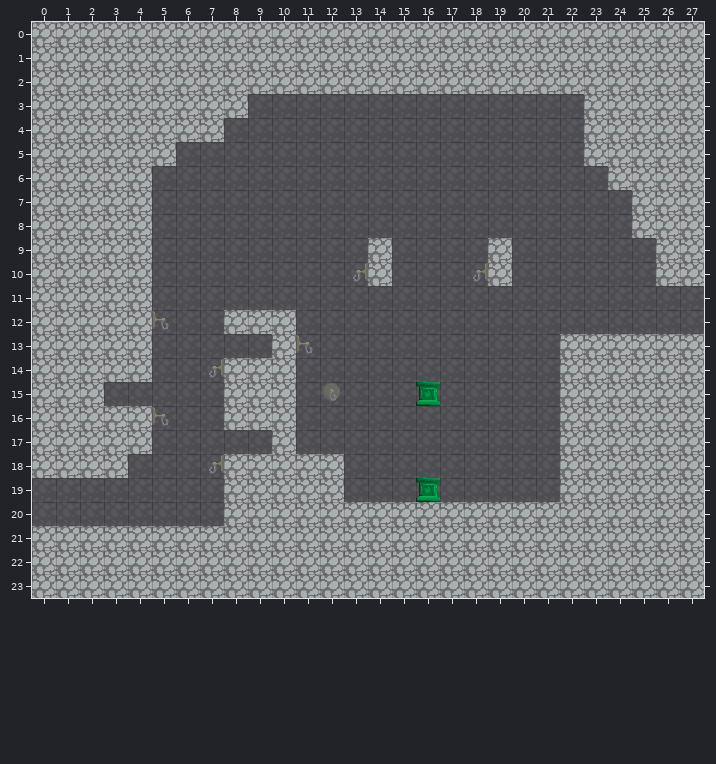
Tiled map, stored at TiledMaps/room2-0.tmx. This is how it looked before the edit.
Cells are 32x32 px. Shown: x 0..27, y 0..23.
The same view after the edit:
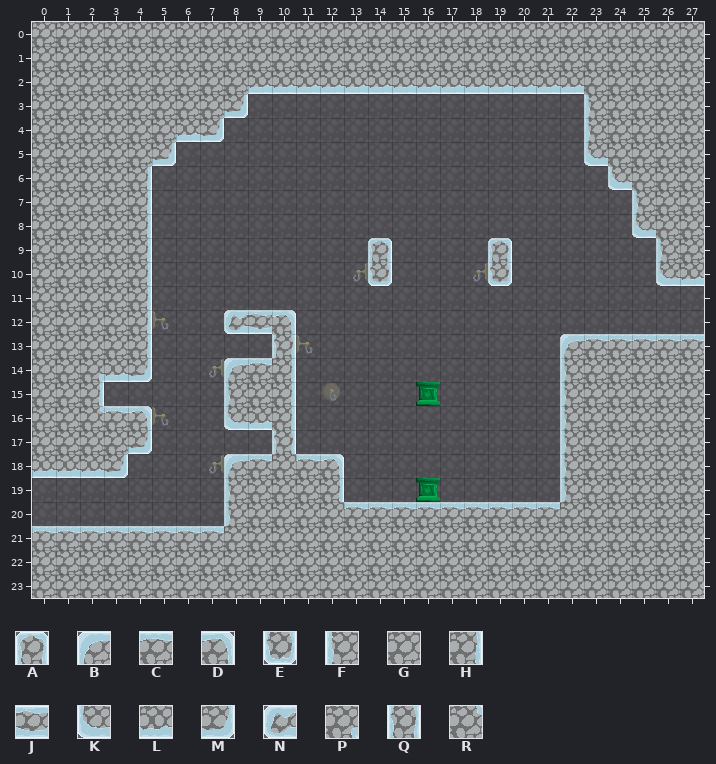
Key: from "tilemap": A 0, B 3, C 4, D 5, E 6, F 9, G 10, H 11, J 12, K 15, L 16, M 17, N 18, P 21, Q 25, R 33.
_ is an empty cell.
Edits made:
Layer "foreground":
Tile G gives way to tile A in row 9 at x 14 and 19.
Tile G gives way to tile B in row 13 at x 22; in row 14 at x 8; in row 18 at x 8.
Tile G gives way to tile C in row 13 at x 23 to 27; in row 14 at x 9; in row 16 at x 3; in row 18 at x 9 and 11; in row 20 at x 13 to 21; in row 21 at x 0 to 7.
Tile G gives way to tile D in row 12 at x 10; in row 16 at x 4; in row 18 at x 12.
Tile G gives way to tile E in row 10 at x 14 and 19.
Tile G gives way to tile F in rows 3 to 4 at x 23; in row 7 at x 25; in row 9 at x 26; in row 14 at x 22; in row 15 at x 8 and 22; in rows 16 to 18 at x 22.
Tile G gives way to tile F in row 19 at x 8 and 22; in row 20 at x 8.
Tile G gives way to tile H in rows 6 to 13 at x 4; in row 14 at x 10; in row 15 at x 2 and 10; in row 16 at x 10; in row 19 at x 12.
Tile G gives way to tile J in row 12 at x 9.
Tile G gives way to tile K in row 5 at x 23; in row 6 at x 24; in row 8 at x 25; in row 10 at x 26; in row 16 at x 8.
Tile G gives way to tile L in row 2 at x 9 to 22; in row 4 at x 6; in row 10 at x 27; in row 14 at x 3; in row 16 at x 9; in row 18 at x 0 to 2.
Tile G gives way to tile M in row 3 at x 8; in row 4 at x 7; in row 5 at x 5; in row 14 at x 4; in row 17 at x 4; in row 18 at x 3.
Tile G gives way to tile N in row 12 at x 8.
Tile G gives way to tile P in row 14 at x 2.
Tile G gives way to tile Q in row 13 at x 10; in row 17 at x 10.
Tile G gives way to tile R in row 16 at x 2.
Changed places in both pictures, as pixel boxes (x1, y1, x2, y2):
changed: (32, 77, 704, 533)
